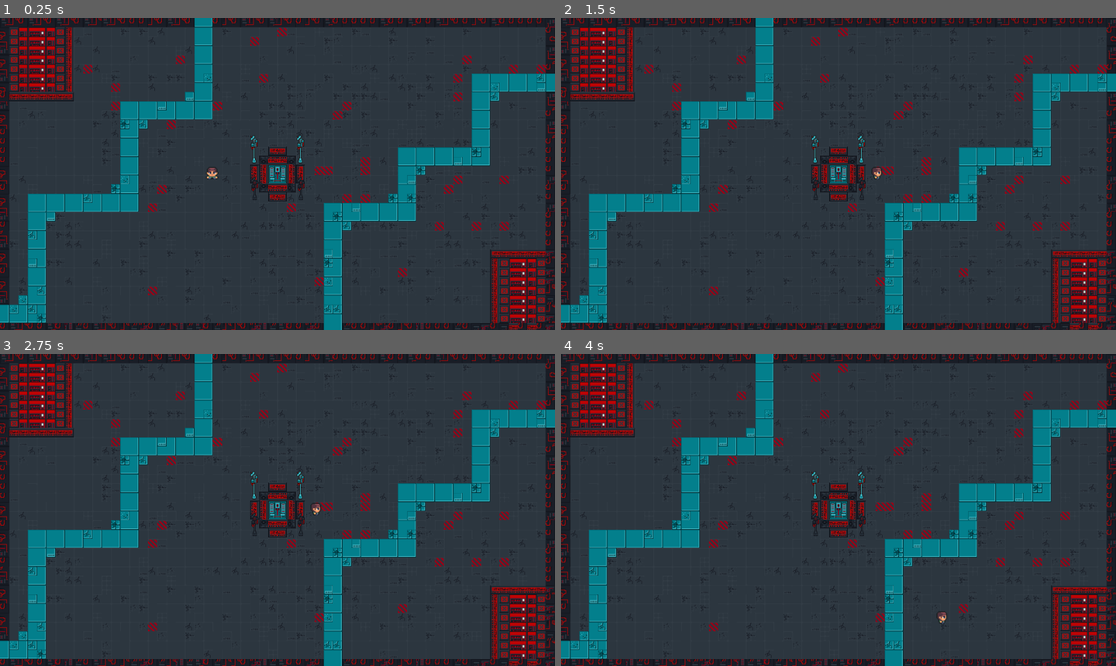
Above: before the commit, frames 1-4 (two rows, left to right).
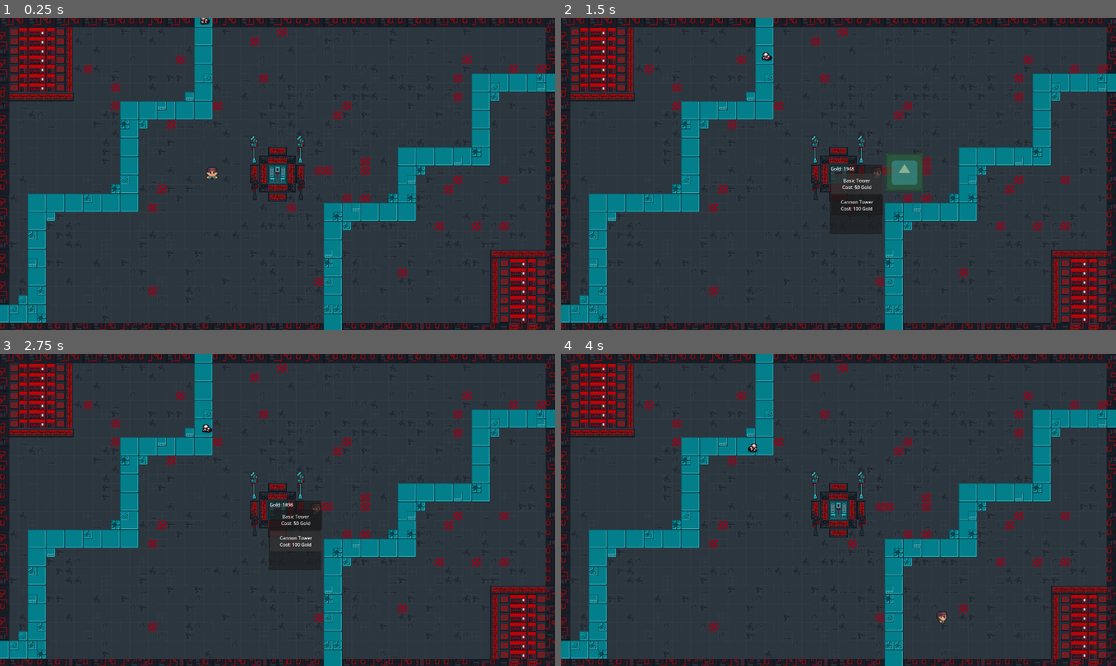
Above: after the commit, the same moments.

Repository: ANYhackerfort/tower-defense-godot
Game: Godot game, scene res://Scenes/level1.tscn
Same seed, same stepped clock (60 frames per second), same inputs: the game is played once before the commit and once after it. The engine's default icon, where the game draws it, is replaced by a stand-in: a white triangle on a blue panel in a dark square.
Inputs (mouse positions are in pixels of both pictures, inside the frame that each line leads up to):
- Up to frame 1 (0.25 s): no input
- Up to frame 2 (1.5 s): move the mouse to (960, 158) at 0.52 s; hold D (move_right) 0.53-1.25 s; tap Space (left_click, bound only after the commit) at 0.6 s; click (960, 158) at 0.67 s; click (855, 183) at 1.25 s, where only the run after the commit has a clickable "Basic Tower Cost: 50 Gold"
- Up to frame 3 (2.75 s): click (294, 541) at 2 s, where only the run after the commit has a clickable "Cannon Tower Cost: 100 Gold"
- Up to frame 4 (4 s): tap Enter at 2.75 s; move the mouse to (727, 525) at 2.77 s; hold S (move_down) 2.78-3.53 s; tap Space (left_click, bound only after the commit) at 2.85, 3.6 s; click (727, 525) at 2.92 s; move the mouse to (894, 441) at 3.52 s; hold D (move_right) from 3.53 s (still down); click (894, 441) at 3.67 s

The runs differ from the first frame. In frame 1, less than 0.1% of the frame differs, in the area x 36-38%, y 0-3%; in frame 2, 1.8%, in the area x 36-66%, y 10-70%; in frame 3, 0.9%; in frame 4, less than 0.1%.

Commit message:
mz - nwe

Diff:
--- /dev/null
+++ b/Game.tscn
@@ -0,0 +1,3 @@
+[gd_scene format=3 uid="uid://5dppwjg6stxh"]
+
+[node name="Node2D" type="Node2D" unique_id=926798166]
--- /dev/null
+++ b/GlobalGameState.gd
@@ -0,0 +1,34 @@
+extends Node
+
+var ram: int = 999
+var selected_tower_scene: PackedScene = null
+var unlocked_towers: Array[String] = []
+
+# Remeber what playerw as holding so could refund it
+# if choose to select some other tower
+var selected_tower_cost: int = 0
+
+signal ram_changed(new_amount)
+
+func add_ram(amount: int) -> void:
+	ram += amount
+	ram_changed.emit(ram)
+
+func spend_ram(amount: int) -> bool:
+	if ram < amount:
+		return false
+
+	ram -= amount
+	ram_changed.emit(ram)
+	return true
+
+func select_tower(tower_scene: PackedScene, tower_cost: int) -> void:
+	selected_tower_scene = tower_scene
+	selected_tower_cost = tower_cost
+
+func refund_selected_tower() -> void:
+	if selected_tower_scene != null:
+		add_ram(selected_tower_cost)
+
+	selected_tower_scene = null
+	selected_tower_cost = 0
--- /dev/null
+++ b/Scenes/TowerSelectionMenu.tscn
@@ -0,0 +1,3 @@
+[gd_scene format=3 uid="uid://dxjd4wga6408o"]
+
+[node name="TowerSelectionMenu" type="Node2D" unique_id=644018011]
--- /dev/null
+++ b/Scenes/basic_tower.gd
@@ -0,0 +1,59 @@
+extends Node2D
+
+@export var cost: int = 50
+@export var damage: int = 1
+@export var fire_rate: float = 1.0
+@export var tower_range: float = 150.0
+
+@onready var placement_box: Polygon2D = $PlacementBox
+@onready var shoot_timer: Timer = $ShootTimer
+
+var is_ghost: bool = false
+
+func _ready() -> void:
+	if placement_box == null:
+		return
+
+	placement_box.polygon = PackedVector2Array([
+		Vector2(-64, -64),
+		Vector2(64, -64),
+		Vector2(64, 64),
+		Vector2(-64, 64)
+	])
+
+	if is_ghost:
+		set_as_ghost(true)
+		return
+
+	add_to_group("placed_towers")
+
+	placement_box.visible = false
+
+	if shoot_timer:
+		shoot_timer.wait_time = fire_rate
+		shoot_timer.start()
+
+func set_as_ghost(value: bool) -> void:
+	is_ghost = value
+
+	if placement_box == null:
+		return
+
+	if is_ghost:
+		modulate = Color(1, 1, 1, 0.55)
+		placement_box.visible = true
+	else:
+		modulate = Color(1, 1, 1, 1)
+		placement_box.visible = false
+
+func set_can_place(value: bool) -> void:
+	if placement_box == null:
+		return
+
+	if value:
+		placement_box.color = Color(0, 1, 0, 0.25)
+	else:
+		placement_box.color = Color(1, 0, 0, 0.25)
+
+func get_cost() -> int:
+	return cost
--- /dev/null
+++ b/Scenes/basic_tower.tscn
@@ -0,0 +1,23 @@
+[gd_scene format=3 uid="uid://0wskd8gfwk2v"]
+
+[ext_resource type="Script" uid="uid://t26jelens3m0" path="res://Scenes/basic_tower.gd" id="1_kk8su"]
+[ext_resource type="Texture2D" uid="uid://d2bpaabpk6mfr" path="res://Assets/icon.svg" id="2_1nlc2"]
+
+[sub_resource type="RectangleShape2D" id="RectangleShape2D_dufid"]
+size = Vector2(127, 129)
+
+[node name="BasicTower" type="Node2D" unique_id=1073758824]
+script = ExtResource("1_kk8su")
+
+[node name="Sprite2D" type="Sprite2D" parent="." unique_id=118005063]
+texture = ExtResource("2_1nlc2")
+
+[node name="Range" type="Area2D" parent="." unique_id=309665287]
+
+[node name="CollisionShape2D" type="CollisionShape2D" parent="Range" unique_id=682630200]
+position = Vector2(1.5, -1.5)
+shape = SubResource("RectangleShape2D_dufid")
+
+[node name="ShootTimer" type="Timer" parent="." unique_id=1133388750]
+
+[node name="PlacementBox" type="Polygon2D" parent="." unique_id=494296222]
--- /dev/null
+++ b/Scenes/enemy_base.tscn
@@ -0,0 +1,58 @@
+[gd_scene format=3 uid="uid://bq7kjrmovio76"]
+
+[ext_resource type="Script" uid="uid://bhjbs5im5xe5k" path="res://enemy_base.gd" id="1_r040p"]
+[ext_resource type="Texture2D" uid="uid://ct67jp7kdy277" path="res://Assets/enemies/Robot Warfare Asset Pack 22-11-24/Robots/Spider.png" id="2_cs1oe"]
+
+[sub_resource type="AtlasTexture" id="AtlasTexture_jd0l4"]
+atlas = ExtResource("2_cs1oe")
+region = Rect2(0, 16, 16, 16)
+
+[sub_resource type="AtlasTexture" id="AtlasTexture_x6wkx"]
+atlas = ExtResource("2_cs1oe")
+region = Rect2(16, 16, 16, 16)
+
+[sub_resource type="AtlasTexture" id="AtlasTexture_bddga"]
+atlas = ExtResource("2_cs1oe")
+region = Rect2(32, 16, 16, 16)
+
+[sub_resource type="AtlasTexture" id="AtlasTexture_ukcf2"]
+atlas = ExtResource("2_cs1oe")
+region = Rect2(48, 16, 16, 16)
+
+[sub_resource type="SpriteFrames" id="SpriteFrames_cs1oe"]
+animations = [{
+"frames": [{
+"duration": 1.0,
+"texture": SubResource("AtlasTexture_jd0l4")
+}, {
+"duration": 1.0,
+"texture": SubResource("AtlasTexture_x6wkx")
+}, {
+"duration": 1.0,
+"texture": SubResource("AtlasTexture_bddga")
+}, {
+"duration": 1.0,
+"texture": SubResource("AtlasTexture_ukcf2")
+}],
+"loop": true,
+"name": &"moving",
+"speed": 5.0
+}]
+
+[sub_resource type="RectangleShape2D" id="RectangleShape2D_cs1oe"]
+size = Vector2(35, 31)
+
+[node name="EnemyBase" type="Node2D" unique_id=1951759505]
+script = ExtResource("1_r040p")
+
+[node name="AnimatedSprite2D" type="AnimatedSprite2D" parent="." unique_id=177153121]
+z_index = 100
+scale = Vector2(2.125, 1.9375)
+sprite_frames = SubResource("SpriteFrames_cs1oe")
+animation = &"moving"
+frame_progress = 0.47024015
+
+[node name="Area2D" type="Area2D" parent="." unique_id=1291363364]
+
+[node name="CollisionShape2D" type="CollisionShape2D" parent="Area2D" unique_id=381189658]
+shape = SubResource("RectangleShape2D_cs1oe")
--- /dev/null
+++ b/Scenes/enemy_runner.tscn
@@ -0,0 +1,9 @@
+[gd_scene format=3 uid="uid://q8jcpj4o1voq"]
+
+[node name="EnemyRunner" type="Node2D" unique_id=241009669]
+
+[node name="EnemyBase" type="PathFollow2D" parent="." unique_id=729941645]
+
+[node name="AnimatedSprite2D" type="AnimatedSprite2D" parent="EnemyBase" unique_id=1877787910]
+
+[node name="CollisionShape2D" type="CollisionShape2D" parent="EnemyBase" unique_id=1101688753]
--- a/Scenes/level1.tscn
+++ b/Scenes/level1.tscn
@@ -1,12 +1,24 @@
 [gd_scene format=4 uid="uid://dbwft6vpkmj16"]
 
 [ext_resource type="Texture2D" uid="uid://dqlsix2tefwj8" path="res://Assets/background_tiles/neo_zero_tiles_and_buildings_01.png" id="1_2a60c"]
+[ext_resource type="Script" uid="uid://13k4ymca0t63" path="res://Scenes/level_1.gd" id="1_cpkqv"]
 [ext_resource type="Texture2D" uid="uid://inok31hbbp7d" path="res://Assets/background_tiles/neo_zero_props_and_items_01.png" id="2_4iphx"]
+[ext_resource type="PackedScene" uid="uid://bq7kjrmovio76" path="res://Scenes/enemy_base.tscn" id="2_d1mwp"]
 [ext_resource type="Texture2D" uid="uid://we1akyobdgdw" path="res://Assets/background_tiles/neo_zero_tileset_02.png" id="3_jgkgd"]
 [ext_resource type="Texture2D" uid="uid://dtnj6dujqh1u2" path="res://Assets/background_tiles/neo_zero_buildings_02.png" id="4_bs12r"]
 [ext_resource type="Texture2D" uid="uid://ccrw1u6bjq72k" path="res://Assets/background_tiles/neo_zero_props_02_free.png" id="5_rqhku"]
 [ext_resource type="PackedScene" uid="uid://dqjw0v05wr4x2" path="res://Scenes/tower_spawn_interactor.tscn" id="6_cpkqv"]
 [ext_resource type="PackedScene" uid="uid://cehsu51da46dt" path="res://Scenes/player_nerd.tscn" id="7_d1mwp"]
+[ext_resource type="Script" uid="uid://bjrumk3cxx2bi" path="res://Scenes/shop_ui.gd" id="8_4iphx"]
+[ext_resource type="Script" uid="uid://dc1q7n74f3rgi" path="res://Scenes/shop_area.gd" id="8_rqhku"]
+[ext_resource type="PackedScene" uid="uid://0wskd8gfwk2v" path="res://Scenes/basic_tower.tscn" id="9_jgkgd"]
+[ext_resource type="Script" uid="uid://d13nde088d4im" path="res://Scenes/tower_placement_manager.gd" id="10_bs12r"]
+
+[sub_resource type="Curve2D" id="Curve2D_d1mwp"]
+_data = {
+"points": PackedVector2Array(0, 0, 0, 0, 708, -17, 0, 0, 0, 0, 719, 327, 0, 0, 0, 0, 449, 321, 0, 0, 0, 0, 445, 638, 0, 0, 0, 0, 132, 649, 0, 0, 0, 0, 133, 1037, 0, 0, 0, 0, -84, 1029)
+}
+point_count = 7
 
 [sub_resource type="TileMapPattern" id="TileMapPattern_bpugw"]
 tile_data = PackedInt32Array(0, 196613, 1, 65536, 196613, 1, 131072, 196613, 1, 196608, 196613, 1, 262144, 196613, 1, 3 …(1663 unchanged characters)…
@@ -767,7 +779,64 @@
 
 [sub_resource type="Curve2D" id="Curve2D_po0nb"]
 
-[node name="Background" type="Node2D" unique_id=1758665278]
+[sub_resource type="RectangleShape2D" id="RectangleShape2D_ocmlb"]
+size = Vector2(256, 258)
+
+[sub_resource type="RectangleShape2D" id="RectangleShape2D_bs12r"]
+size = Vector2(317, 65)
+
+[sub_resource type="RectangleShape2D" id="RectangleShape2D_rqhku"]
+size = Vector2(60, 379)
+
+[sub_resource type="RectangleShape2D" id="RectangleShape2D_cpkqv"]
+size = Vector2(251, 61)
+
+[sub_resource type="RectangleShape2D" id="RectangleShape2D_d1mwp"]
+size = Vector2(60, 318)
+
+[sub_resource type="RectangleShape2D" id="RectangleShape2D_u1b78"]
+size = Vector2(63.5, 382.5)
+
+[sub_resource type="RectangleShape2D" id="RectangleShape2D_bdr3p"]
+size = Vector2(125.75, 62)
+
+[sub_resource type="RectangleShape2D" id="RectangleShape2D_wwu6c"]
+size = Vector2(63.5, 503.25)
+
+[sub_resource type="RectangleShape2D" id="RectangleShape2D_yymuf"]
+size = Vector2(252, 61)
+
+[sub_resource type="RectangleShape2D" id="RectangleShape2D_esggg"]
+size = Vector2(62.75, 195.25)
+
+[sub_resource type="RectangleShape2D" id="RectangleShape2D_nolpu"]
+size = Vector2(257.75, 62.25)
+
+[sub_resource type="RectangleShape2D" id="RectangleShape2D_mcj63"]
+size = Vector2(63.5, 257.25)
+
+[sub_resource type="RectangleShape2D" id="RectangleShape2D_af2a1"]
+size = Vector2(258, 61)
+
+[node name="Level1" type="Node2D" unique_id=1758665278]
+script = ExtResource("1_cpkqv")
+enemy_scene = ExtResource("2_d1mwp")
+
+[node name="Paths" type="Node2D" parent="." unique_id=601449373]
+
+[node name="Path1" type="Path2D" parent="Paths" unique_id=1730484705]
+curve = SubResource("Curve2D_d1mwp")
+
+[node name="PathFollow2D" type="PathFollow2D" parent="Paths/Path1" unique_id=1309413233]
+rotates = false
+loop = false
+
+[node name="Path2" type="Path2D" parent="Paths" unique_id=1473481952]
+curve = SubResource("Curve2D_d1mwp")
+
+[node name="PathFollow2D" type="PathFollow2D" parent="Paths/Path2" unique_id=174613085]
+rotates = false
+loop = false
 
 [node name="Ground" type="TileMapLayer" parent="." unique_id=1663490921]
 visibility_layer = 2
@@ -805,3 +874,124 @@
 
 [node name="Player" parent="." unique_id=1150361643 instance=ExtResource("7_d1mwp")]
 position = Vector2(734, 534)
+
+[node name="ShopArea" type="Area2D" parent="." unique_id=420545901 node_paths=PackedStringArray("shop_ui")]
+script = ExtResource("8_rqhku")
+shop_ui = NodePath("../ShopUI")
+
+[node name="CollisionShape2D" type="CollisionShape2D" parent="ShopArea" unique_id=1160489492]
+position = Vector2(960, 543)
+shape = SubResource("RectangleShape2D_ocmlb")
+
+[node name="ShopUI" type="CanvasLayer" parent="." unique_id=1157163162]
+script = ExtResource("8_4iphx")
+basic_tower_scene = ExtResource("9_jgkgd")
+
+[node name="Panel" type="Panel" parent="ShopUI" unique_id=580420187]
+offset_left = 929.0
+offset_top = 507.0
+offset_right = 1111.0
+offset_bottom = 748.0
+
+[node name="RamLabel" type="Label" parent="ShopUI/Panel" unique_id=980097720]
+layout_mode = 0
+offset_left = 4.0
+offset_top = 3.0
+offset_right = 94.0
+offset_bottom = 28.0
+text = "Ram Label"
+
+[node name="TowerList" type="VBoxContainer" parent="ShopUI/Panel" unique_id=1569718953]
+layout_mode = 0
+offset_left = 5.0
+offset_top = 32.0
+offset_right = 124.0
+offset_bottom = 55.0
+
+[node name="TowerPlacementManager" type="Node2D" parent="." unique_id=1740968768 node_paths=PackedStringArray("no_build_zones_parent")]
+script = ExtResource("10_bs12r")
+no_build_zones_parent = NodePath("../NoBuildZone")
+
+[node name="NoBuildZone" type="Node2D" parent="." unique_id=458612029]
+
+[node name="Zone4" type="Area2D" parent="NoBuildZone" unique_id=83378040]
+position = Vector2(-532, 611)
+
+[node name="CollisionShape2D" type="CollisionShape2D" parent="NoBuildZone/Zone4" unique_id=1989796177]
+position = Vector2(788.5, 28.5)
+shape = SubResource("RectangleShape2D_bs12r")
+
+[node name="Zone1" type="Area2D" parent="NoBuildZone" unique_id=1409977686]
+
+[node name="CollisionShape2D" type="CollisionShape2D" parent="NoBuildZone/Zone1" unique_id=13214383]
+position = Vector2(701, 159.5)
+shape = SubResource("RectangleShape2D_rqhku")
+
+[node name="Zone2" type="Area2D" parent="NoBuildZone" unique_id=86362700]
+
+[node name="CollisionShape2D" type="CollisionShape2D" parent="NoBuildZone/Zone2" unique_id=397242687]
+position = Vector2(541.5, 319.5)
+shape = SubResource("RectangleShape2D_cpkqv")
+
+[node name="Zone3" type="Area2D" parent="NoBuildZone" unique_id=1730497412]
+position = Vector2(-254, 380)
+
+[node name="CollisionShape2D" type="CollisionShape2D" parent="NoBuildZone/Zone3" unique_id=920541188]
+position = Vector2(701, 129)
+shape = SubResource("RectangleShape2D_d1mwp")
+
+[node name="Zone5" type="Area2D" parent="NoBuildZone" unique_id=490755703]
+position = Vector2(-532, 611)
+
+[node name="CollisionShape2D" type="CollisionShape2D" parent="NoBuildZone/Zone5" unique_id=1716178264]
+position = Vector2(660.25, 249.75)
+shape = SubResource("RectangleShape2D_u1b78")
+
+[node name="Zone6" type="Area2D" parent="NoBuildZone" unique_id=583107954]
+position = Vector2(-532, 611)
+
+[node name="CollisionShape2D" type="CollisionShape2D" parent="NoBuildZone/Zone6" unique_id=124257578]
+position = Vector2(563.125, 412)
+shape = SubResource("RectangleShape2D_bdr3p")
+
+[node name="Zone7" type="Area2D" parent="NoBuildZone" unique_id=1166981716]
+position = Vector2(-532, 611)
+
+[node name="CollisionShape2D" type="CollisionShape2D" parent="NoBuildZone/Zone7" unique_id=1512557107]
+position = Vector2(1681, 284.375)
+shape = SubResource("RectangleShape2D_wwu6c")
+
+[node name="Zone8" type="Area2D" parent="NoBuildZone" unique_id=1697359524]
+position = Vector2(-532, 611)
+
+[node name="CollisionShape2D" type="CollisionShape2D" parent="NoBuildZone/Zone8" unique_id=738195047]
+position = Vector2(1842, 60.5)
+shape = SubResource("RectangleShape2D_yymuf")
+
+[node name="Zone9" type="Area2D" parent="NoBuildZone" unique_id=664305096]
+position = Vector2(-532, 611)
+
+[node name="CollisionShape2D" type="CollisionShape2D" parent="NoBuildZone/Zone9" unique_id=2023401560]
+position = Vector2(1938.375, -67.375)
+shape = SubResource("RectangleShape2D_esggg")
+
+[node name="Zone10" type="Area2D" parent="NoBuildZone" unique_id=2141267848]
+position = Vector2(-532, 611)
+
+[node name="CollisionShape2D" type="CollisionShape2D" parent="NoBuildZone/Zone10" unique_id=1409388172]
+position = Vector2(2098.125, -133.125)
+shape = SubResource("RectangleShape2D_nolpu")
+
+[node name="Zone11" type="Area2D" parent="NoBuildZone" unique_id=485804306]
+position = Vector2(-532, 611)
+
+[node name="CollisionShape2D" type="CollisionShape2D" parent="NoBuildZone/Zone11" unique_id=1887583895]
+position = Vector2(2194, -291.625)
+shape = SubResource("RectangleShape2D_mcj63")
+
+[node name="Zone12" type="Area2D" parent="NoBuildZone" unique_id=270759728]
+position = Vector2(-532, 611)
+
+[node name="CollisionShape2D" type="CollisionShape2D" parent="NoBuildZone/Zone12" unique_id=146603454]
+position = Vector2(2355, -387.5)
+shape = SubResource("RectangleShape2D_af2a1")
--- /dev/null
+++ b/Scenes/level_1.gd
@@ -0,0 +1,29 @@
+extends Node2D
+
+@export var enemy_scene: PackedScene
+@export var enemy_speed: float = 100.0
+
+@onready var path_follow_1: PathFollow2D = $Paths/Path1/PathFollow2D
+@onready var path_follow_2: PathFollow2D = $Paths/Path2/PathFollow2D
+
+var active_enemies: Array[PathFollow2D] = []
+
+func _ready() -> void:
+	spawn_enemy(path_follow_1)
+	#spawn_enemy(path_follow_2)
+
+
+func spawn_enemy(path_follow: PathFollow2D) -> void:
+	path_follow.progress = 0.0
+	var enemy := enemy_scene.instantiate()
+	path_follow.add_child(enemy)
+	active_enemies.append(path_follow)
+
+
+func _process(delta: float) -> void:
+	for path_follow in active_enemies.duplicate():
+		path_follow.progress += enemy_speed * delta
+
+		if path_follow.progress_ratio >= 1.0:
+			path_follow.queue_free()
+			active_enemies.erase(path_follow)
--- /dev/null
+++ b/Scenes/shop_area.gd
@@ -0,0 +1,18 @@
+extends Area2D
+
+@export var shop_ui: CanvasLayer
+
+func _ready() -> void:
+	body_entered.connect(_on_body_entered)
+	body_exited.connect(_on_body_exited)
+
+	if shop_ui:
+		shop_ui.visible = false
+
+func _on_body_entered(body: Node2D) -> void:
+	if body.is_in_group("player"):
+		shop_ui.visible = true
+
+func _on_body_exited(body: Node2D) -> void:
+	if body.is_in_group("player"):
+		shop_ui.visible = false
--- /dev/null
+++ b/Scenes/shop_ui.gd
@@ -0,0 +1,70 @@
+extends CanvasLayer
+
+@export var basic_tower_scene: PackedScene
+@export var cannon_tower_scene: PackedScene
+
+@onready var ram_label: Label = $Panel/RamLabel
+@onready var tower_list: VBoxContainer = $Panel/TowerList
+
+var towers: Array[Dictionary] = []
+
+func _ready() -> void:
+	towers = [
+		{
+			"name": "Basic Tower",
+			"cost": 50,
+			"scene": basic_tower_scene
+		},
+		{
+			"name": "Cannon Tower",
+			"cost": 100,
+			"scene": cannon_tower_scene
+		}
+	]
+
+	# TEMP TEST MONEY
+	GlobalGameState.add_ram(999)
+
+	update_ram_label()
+	GlobalGameState.ram_changed.connect(_on_ram_changed)
+
+	create_tower_buttons()
+
+func _on_ram_changed(new_amount: int) -> void:
+	ram_label.text = "Gold: " + str(new_amount)
+	update_button_states()
+
+func update_ram_label() -> void:
+	ram_label.text = "Gold: " + str(GlobalGameState.ram)
+
+func create_tower_buttons() -> void:
+	for tower in towers:
+		var button := Button.new()
+
+		button.text = tower["name"] + "\nCost: " + str(tower["cost"]) + " Gold"
+		button.custom_minimum_size = Vector2(180, 70)
+
+		button.pressed.connect(func():
+			buy_tower(tower)
+		)
+
+		tower_list.add_child(button)
+
+	update_button_states()
+
+func update_button_states() -> void:
+	for i in range(tower_list.get_child_count()):
+		var button := tower_list.get_child(i) as Button
+		var tower := towers[i]
+
+		button.disabled = GlobalGameState.ram < tower["cost"]
+
+func buy_tower(tower: Dictionary) -> void:
+	var cost: int = tower["cost"]
+	var scene: PackedScene = tower["scene"]
+
+	# refund whatever tower the player is currently holding
+	GlobalGameState.refund_selected_tower()
+
+	if GlobalGameState.spend_ram(cost):
+		GlobalGameState.select_tower(scene, cost)
--- /dev/null
+++ b/Scenes/tower_placement_manager.gd
@@ -0,0 +1,122 @@
+extends Node2D
+
+var ghost_tower: Node2D = null
+var can_place: bool = true
+
+var placement_size := Vector2(128, 128)
+var place_distance: float = 96.0
+var waiting_for_mouse_release: bool = false
+
+@export var no_build_zones_parent: Node2D
+
+func _process(_delta: float) -> void:
+	if GlobalGameState.selected_tower_scene == null:
+		clear_ghost()
+		return
+
+	var player := get_player()
+	if player == null:
+		return
+
+	if ghost_tower == null:
+		create_ghost()
+		waiting_for_mouse_release = true
+
+	var place_pos := get_place_position(player)
+	ghost_tower.global_position = place_pos
+
+	can_place = check_can_place(place_pos)
+
+	if ghost_tower.has_method("set_can_place"):
+		ghost_tower.set_can_place(can_place)
+
+	if waiting_for_mouse_release:
+		if not Input.is_mouse_button_pressed(MOUSE_BUTTON_LEFT):
+			waiting_for_mouse_release = false
+		return
+
+	if Input.is_action_just_pressed("left_click") and can_place:
+		place_tower(place_pos)
+
+func get_player() -> Node2D:
+	var players := get_tree().get_nodes_in_group("player")
+	if players.is_empty():
+		return null
+
+	return players[0] as Node2D
+
+func get_place_position(player: Node2D) -> Vector2:
+	var dir: Vector2 = player.last_dir
+	return player.global_position + dir.normalized() * place_distance
+
+func create_ghost() -> void:
+	ghost_tower = GlobalGameState.selected_tower_scene.instantiate()
+
+	if ghost_tower.has_method("set_as_ghost"):
+		ghost_tower.set_as_ghost(true)
+
+	add_child(ghost_tower)
+
+func check_can_place(pos: Vector2) -> bool:
+	var ghost_rect := Rect2(
+		pos - placement_size / 2.0,
+		placement_size
+	)
+
+	# TODO: Maybe more efficient way to check if it overlaps with placed towers
+	for tower in get_tree().get_nodes_in_group("placed_towers"):
+		var tower_rect := Rect2(
+			tower.global_position - placement_size / 2.0,
+			placement_size
+		)
+
+		if ghost_rect.intersects(tower_rect):
+			return false
+
+	# TODO: More efficient call function below to check again with the same For Loop
+	if overlaps_no_build_zone(ghost_rect):
+		return false
+
+	return true
+
+# NOTE: Checks if it is overlapping with enemy path
+func overlaps_no_build_zone(ghost_rect: Rect2) -> bool:
+	if no_build_zones_parent == null:
+		print("NoBuildZones parent not assigned")
+		return false
+
+	for zone in no_build_zones_parent.get_children():
+		var shape_node := zone.get_node_or_null("CollisionShape2D") as CollisionShape2D
+		if shape_node == null:
+			continue
+
+		var rect_shape := shape_node.shape as RectangleShape2D
+		if rect_shape == null:
+			continue
+
+		var zone_size := rect_shape.size * shape_node.global_scale.abs()
+
+		var zone_rect := Rect2(
+			shape_node.global_position - zone_size / 2.0,
+			zone_size
+		)
+
+		if ghost_rect.intersects(zone_rect):
+			print("BLOCKED by:", zone.name)
+			return true
+
+	return false
+
+func place_tower(pos: Vector2) -> void:
+	var real_tower := GlobalGameState.selected_tower_scene.instantiate()
+	real_tower.global_position = pos
+	get_tree().current_scene.add_child(real_tower)
+
+	GlobalGameState.selected_tower_scene = null
+	GlobalGameState.selected_tower_cost = 0
+	clear_ghost()
+
+func clear_ghost() -> void:
+	if ghost_tower != null:
+		ghost_tower.queue_free()
+		ghost_tower = null
--- a/Scenes/tower_spawn_interactor.tscn
+++ b/Scenes/tower_spawn_interactor.tscn
@@ -758,6 +758,8 @@
 
 [node name="TowerSpawnInteractor" type="Node2D" unique_id=102557712]
 
+[node name="Area2D" type="Area2D" parent="." unique_id=508232193]
+
 [node name="SpawnArea" type="TileMapLayer" parent="." unique_id=1378954263]
 visibility_layer = 2
 scale = Vector2(2, 2)
--- a/Scripts/player_nerd.gd
+++ b/Scripts/player_nerd.gd
@@ -7,6 +7,8 @@
 var last_dir: Vector2 = Vector2.DOWN
 var is_placing: bool = false
 
+func _ready() -> void:
+	add_to_group("player")
 
 func _physics_process(delta: float) -> void:
 	handle_input()
--- /dev/null
+++ b/enemy_base.gd
@@ -0,0 +1,44 @@
+extends Node2D
+
+@export var max_health: int = 100
+@export var speed: float = 80.0
+@export var reward_ram: int = 10
+@export var damage_to_base: int = 1
+
+var health: int
+var last_global_position: Vector2
+
+@onready var animated_sprite: AnimatedSprite2D = $AnimatedSprite2D
+
+func _ready() -> void:
+	add_to_group("enemies")
+	health = max_health
+	animated_sprite.play("moving")
+	last_global_position = global_position
+
+
+func _process(_delta: float) -> void:
+	var direction := global_position - last_global_position
+	if abs(direction.x) > 0.1:
+		if direction.x < 0:
+			animated_sprite.flip_h = true
+		else:
+			animated_sprite.flip_h = false
+
+	last_global_position = global_position
+
+func take_damage(amount: int) -> void:
+	health -= amount
+
+	if health <= 0:
+		die()
+
+
+func die() -> void:
+	GlobalGameState.add_ram(reward_ram)
+	queue_free()
+
+
+func reach_end() -> void:
+	GlobalGameState.take_base_damage(damage_to_base)
+	queue_free()
--- a/project.godot
+++ b/project.godot
@@ -14,6 +14,10 @@
 run/main_scene="uid://dbwft6vpkmj16"
 config/features=PackedStringArray("4.6", "GL Compatibility")
 config/icon="res://Assets/icon.svg"
+
+[autoload]
+
+GlobalGameState="*uid://bwk1jj0tk3rh8"
 
 [display]
 
@@ -42,6 +46,11 @@
 "events": [Object(InputEventKey,"resource_local_to_scene":false,"resource_name":"","device":-1,"window_id":0,"alt_press …(191 unchanged characters)…
 ]
 }
+left_click={
+"deadzone": 0.2,
+"events": [Object(InputEventKey,"resource_local_to_scene":false,"resource_name":"","device":-1,"window_id":0,"alt_pressed":false,"shift_pressed":false,"ctrl_pressed":false,"meta_pressed":false,"pressed":false,"keycode":0,"physical_keycode":32,"key_label":0,"unicode":32,"location":0,"echo":false,"script":null)
+]
+}
 
 [physics]
 
Binary file added: Assets/enemies/Robot Warfare Asset Pack 22-11-24/Effects/big-explosion.png
Not shown, added: Assets/enemies/Robot Warfare Asset Pack 22-11-24/Effects/big-explosion.png.import
Binary file added: Assets/enemies/Robot Warfare Asset Pack 22-11-24/Effects/big-fragments.png
Not shown, added: Assets/enemies/Robot Warfare Asset Pack 22-11-24/Effects/big-fragments.png.import
Binary file added: Assets/enemies/Robot Warfare Asset Pack 22-11-24/Effects/bullet-impacts.png
Not shown, added: Assets/enemies/Robot Warfare Asset Pack 22-11-24/Effects/bullet-impacts.png.import
Binary file added: Assets/enemies/Robot Warfare Asset Pack 22-11-24/Effects/hit-sparks.png
Not shown, added: Assets/enemies/Robot Warfare Asset Pack 22-11-24/Effects/hit-sparks.png.import
Binary file added: Assets/enemies/Robot Warfare Asset Pack 22-11-24/Effects/hit-spatters.png
Not shown, added: Assets/enemies/Robot Warfare Asset Pack 22-11-24/Effects/hit-spatters.png.import
Binary file added: Assets/enemies/Robot Warfare Asset Pack 22-11-24/Effects/laser-flash.png
Not shown, added: Assets/enemies/Robot Warfare Asset Pack 22-11-24/Effects/laser-flash.png.import
(and 133 more such lines)
